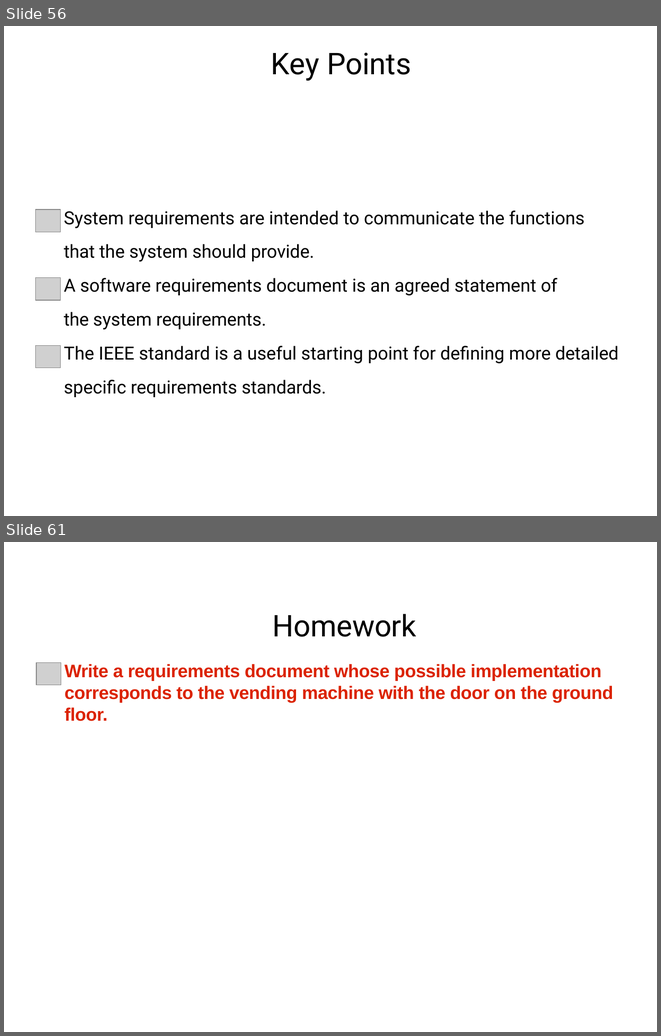
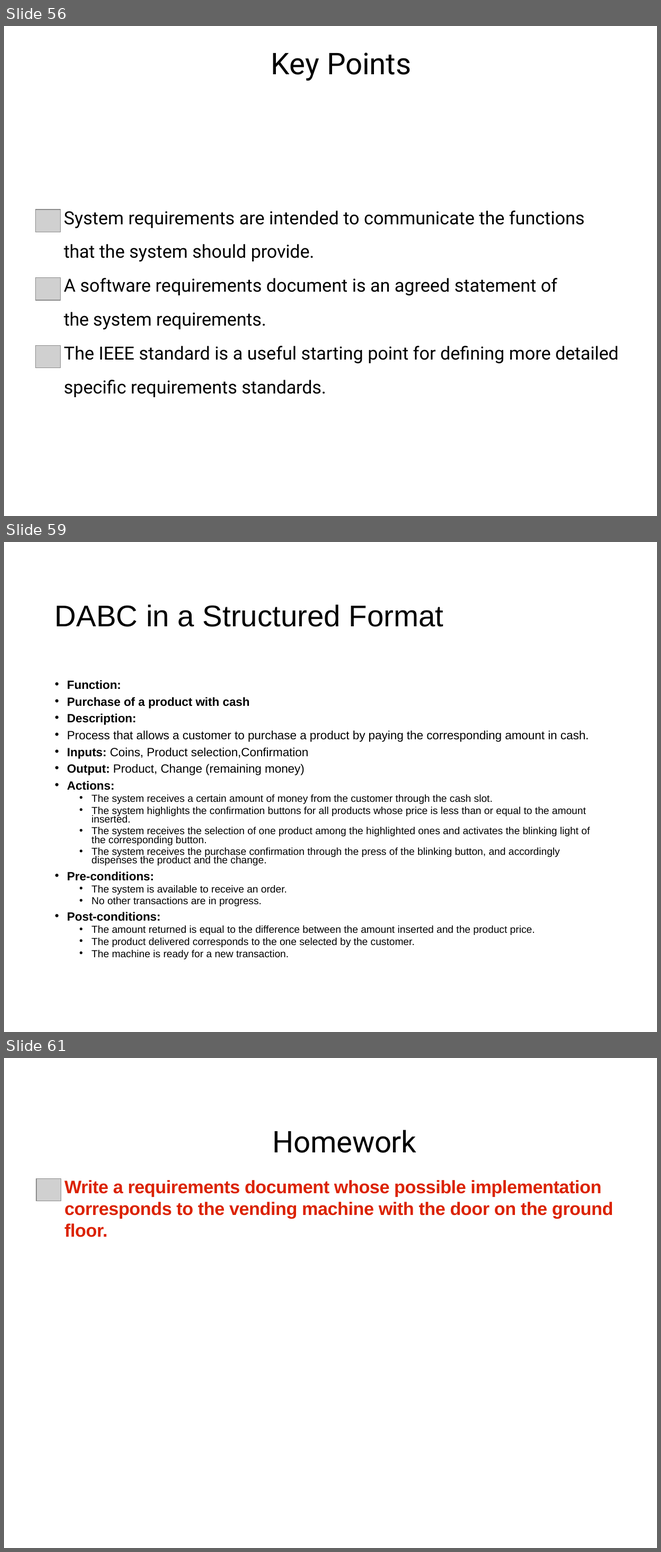
Before and after one commit to mutanganajoseph/Documents, a slide deck: auca/Sem-3/softwareEngineering/Lecture/Lecture 4 Requirements.pptx. Shown one above the other, each under a label of ours: slides 56 and 61 before the commit, slides 56, 59 and 61 after it; the slides between them are not shown. The pictures are 661x1036 and 661x1552 pixels, drawn with LibreOffice and Linux fonts; fonts in the diff are those of the drawing; grey boxes stand for pictures. Boxes give left, top, right and bottom in pixels: in the first picture for what was removed or moved away, otherwise in the second. Text is boxed around its words. In the diff, an @@ line names an element or a change of style, - is before the commit and + after.

```diff
--- a/auca/Sem-3/softwareEngineering/Lecture/Lecture 4 Requirements.pptx
+++ b/auca/Sem-3/softwareEngineering/Lecture/Lecture 4 Requirements.pptx
@@ slide 59 added at [4,542,657,1032], background #FFFFFF @@
@@ title added at [55,605,444,627], 36.3 pt, text #000000 @@
+DABC in a Structured Format
@@ text added at [67,680,590,959], 12.4 pt, text #000000 @@
+• Function:
+• Purchase of a product with cash
+• Description:
+• Process that allows a customer to purchase a product by paying the corresponding amount in cash.
+• Inputs: Coins, Product selection,Confirmation
+• Output: Product, Change (remaining money)
+• Actions:
+  • The system receives a certain amount of money from the customer through the cash slot.
+  • The system highlights the confirmation buttons for all products whose price is less than or equal to the amount inserted.
+  • The system receives the selection of one product among the highlighted ones and activates the blinking light of the corresponding button.
+  • The system receives the purchase confirmation through the press of the blinking button, and accordingly dispenses the product and the change.
+• Pre-conditions:
+  • The system is available to receive an order.
+  • No other transactions are in progress.
+• Post-conditions:
+  • The amount returned is equal to the difference between the amount inserted and the product price.
+  • The product delivered corresponds to the one selected by the customer.
+  • The machine is ready for a new transaction.
```
Also in this commit, not shown: 4 slides changed, 3 other slides added, 4 slides removed, 13 other files.
